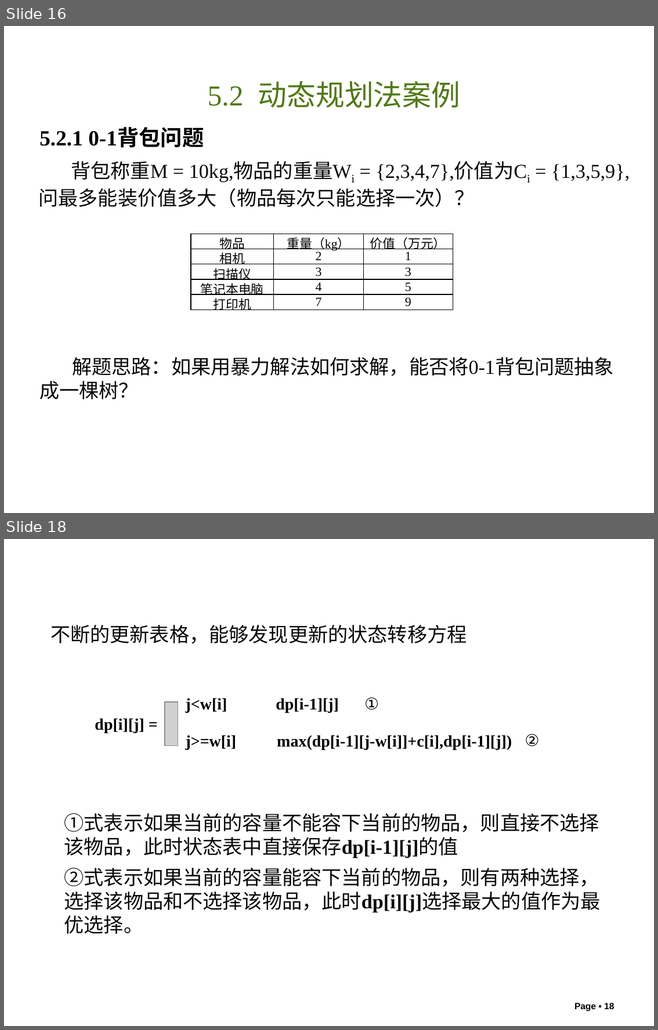
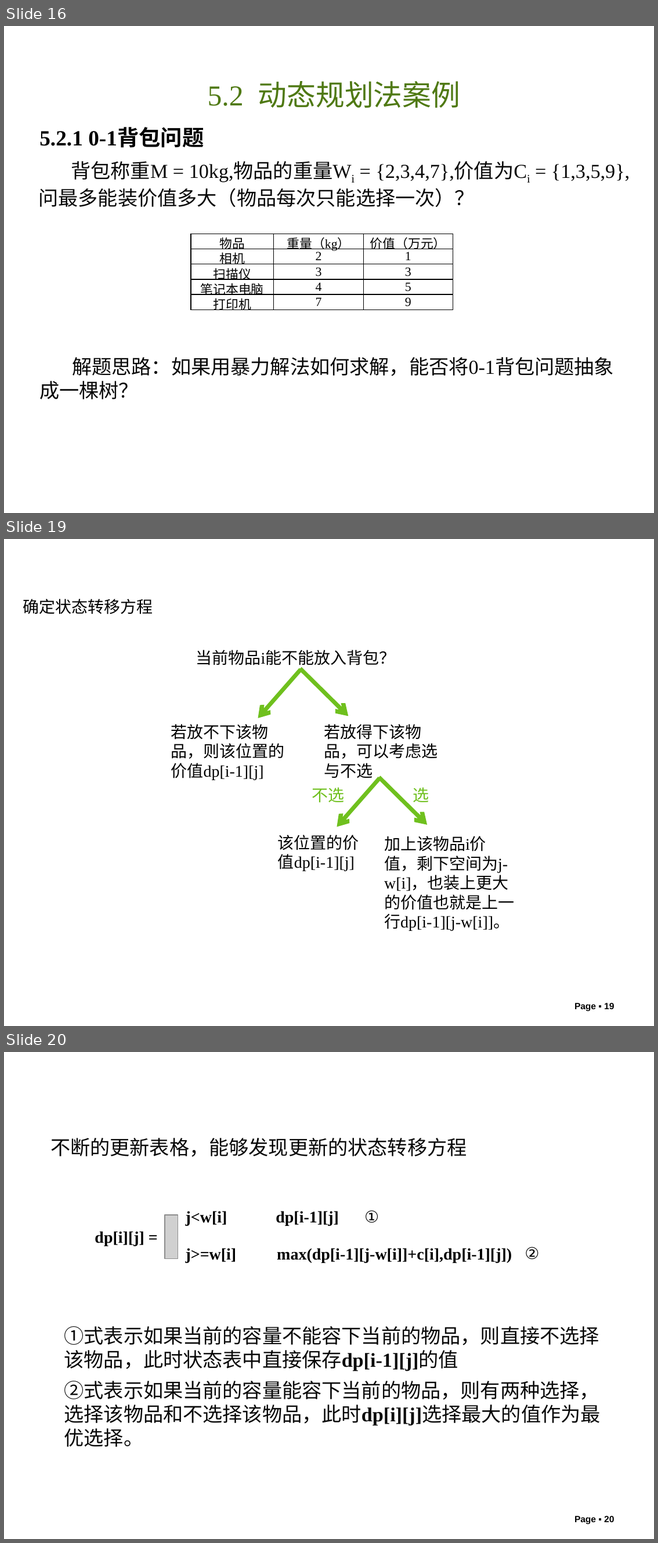
Before and after one commit to liutongling/DP, a slide deck: file/第5章 动态规划法.pptx. Shown one above the other, each under a label of ours: slides 16 and 18 before the commit, slides 16, 19 and 20 after it; the slides between them are not shown. The pictures are 658x1030 and 658x1543 pixels, drawn with LibreOffice and Linux fonts; fonts in the diff are those of the drawing; grey boxes stand for pictures; background and template pictures are left out. Boxes give left, top, right and bottom in pixels: in the first picture for what was removed or moved away, otherwise in the second. Text is boxed around its words. In the diff, an @@ line names an element or a change of style, - is before the commit and + after.

```diff
--- a/file/第5章 动态规划法.pptx
+++ b/file/第5章 动态规划法.pptx
@@ slide 19 added at bbox=[4, 539, 654, 1026], background #FFFFFF @@
@@ text added at bbox=[23, 599, 153, 614], 18 pt, text #000000 @@
+确定状态转移方程
@@ text added at bbox=[196, 650, 396, 668], 18 pt, text #000000 @@
+当前物品i能不能放入背包？
@@ arrow added from (301, 669) to (258, 718), #6FC01E 4.5 pt @@
@@ arrow added from (300, 668) to (349, 716), #6FC01E 4.5 pt @@
@@ text added at bbox=[171, 724, 285, 780], 18 pt, text #000000 @@
+若放不下该物品，则该位置的价值dp[i-1][j]
@@ text added at bbox=[324, 724, 437, 779], 18 pt, text #000000 @@
+若放得下该物品，可以考虑选与不选
@@ arrow added from (379, 778) to (336, 827), #6FC01E 4.5 pt @@
@@ arrow added from (379, 777) to (427, 825), #6FC01E 4.5 pt @@
@@ text added at bbox=[311, 787, 344, 803], 18 pt, text #6FC01E @@
+不选
@@ text added at bbox=[412, 787, 429, 802], 18 pt, text #6FC01E @@
+选
@@ text added at bbox=[278, 835, 359, 871], 18 pt, text #000000 @@
+该位置的价值dp[i-1][j]
@@ text added at bbox=[384, 836, 514, 931], 18 pt, text #000000 @@
+加上该物品i价值，剩下空间为j-w[i]，也装上更大的价值也就是上一行dp[i-1][j-w[i]]。
@@ page number added at bbox=[574, 1003, 614, 1012], 10 pt, text #000000, bold @@
+Page ▪ 19
@@ what was slide 18 is now slide 20 @@
@@ page number at bbox=[574, 1516, 614, 1525]: text changed @@
-Page ▪ 18
+Page ▪ 20
```
Also in this commit, not shown: 1 slide changed, 4 other slides added, 2 other files.
